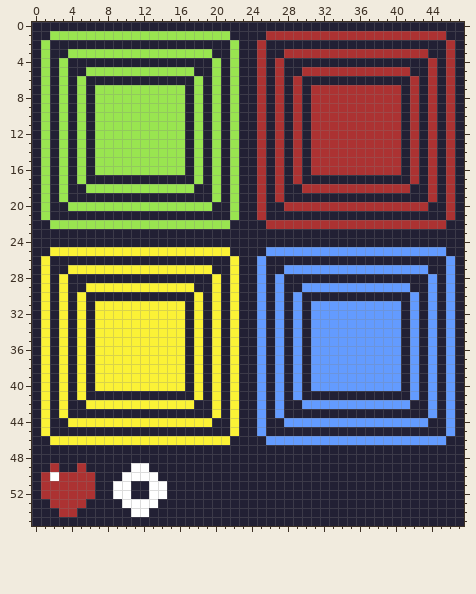
Pixel-art sprite, stored at assets/Tileset1-Sheet.png. The first picture shows the starting point.
The file is 48x56 pixels.
New version:
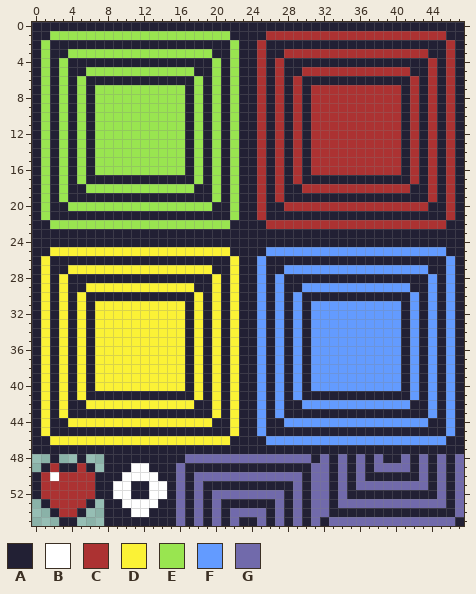
Palette (. is transparent): A #222034  B #ffffff  C #ac3232  D #fbf236  E #99e550  F #639bff  G #716aab
The edit:
Colour A gives way to colour G in row 48 at x 17 to 30, 32, 34, 36, 38, 41, 43, 45 and 47; in row 49 at x 16, 31 to 32, 34, 36, 38 to 41, 43, 45 and 47; in row 50 at x 16, 18 to 29, 31 to 32, 34, 36, 43, 45 and 47; in row 51 at x 16, 18, 29, 31 to 32, 34, 36 to 43, 45 and 47; in row 52 at x 16, 18, 20 to 27, 29, 31 to 32, 34, 45 and 47; in row 53 at x 16, 18, 20, 27, 29, 31 to 32, 34 to 45 and 47.
Colour A gives way to colour G in row 54 at x 16, 18, 20, 22 to 25, 27, 29, 31 to 32 and 47; in row 55 at x 16, 18, 20, 22, 25, 27, 29, 31 and 33 to 46.
Colour A is removed in row 48 at x 0 to 1, 3 to 4 and 6 to 7; in row 49 at x 0 and 7; in row 53 at x 0 and 7; in row 54 at x 0 to 1 and 6 to 7; in row 55 at x 0 to 2 and 5 to 7.
